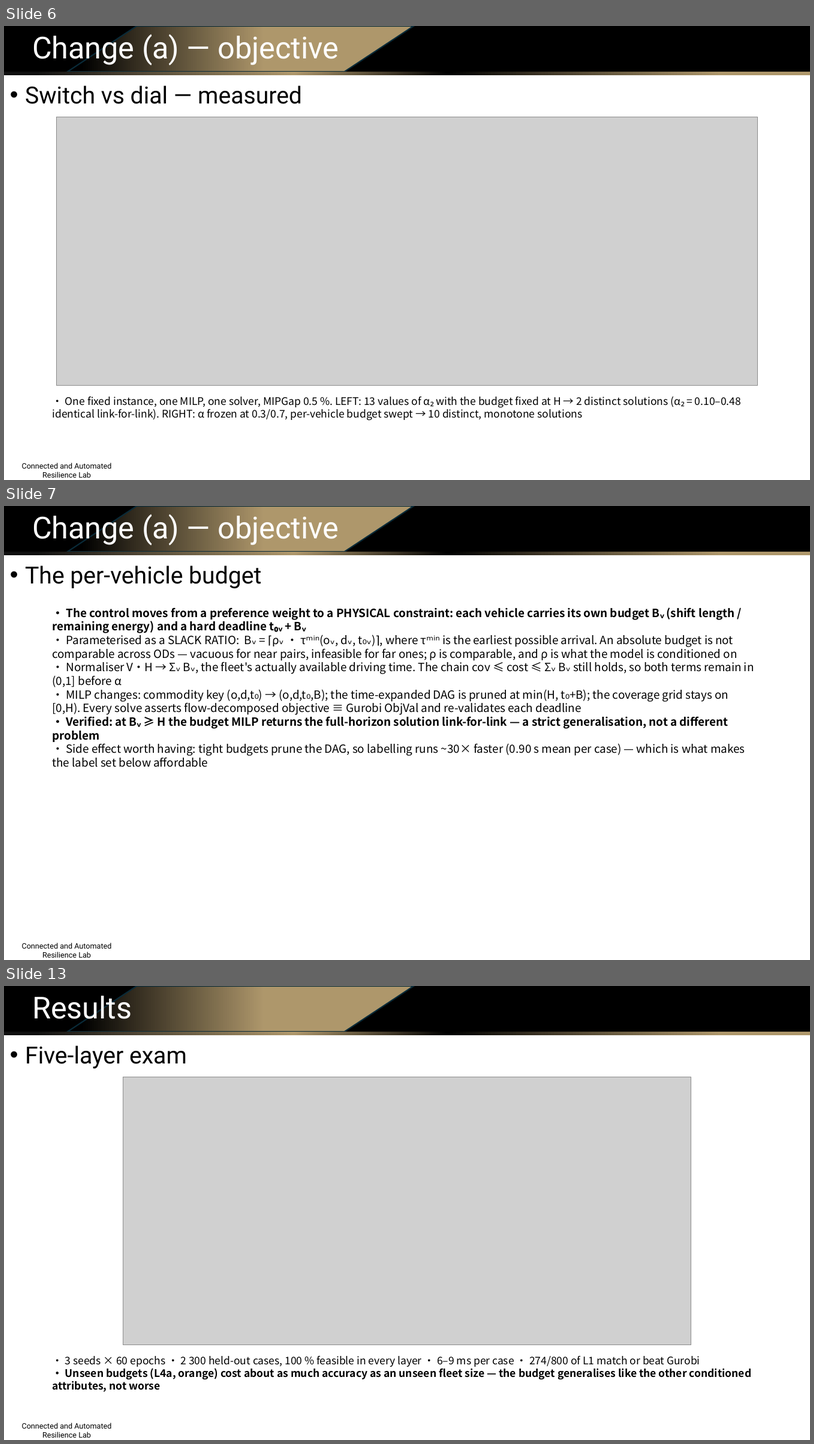
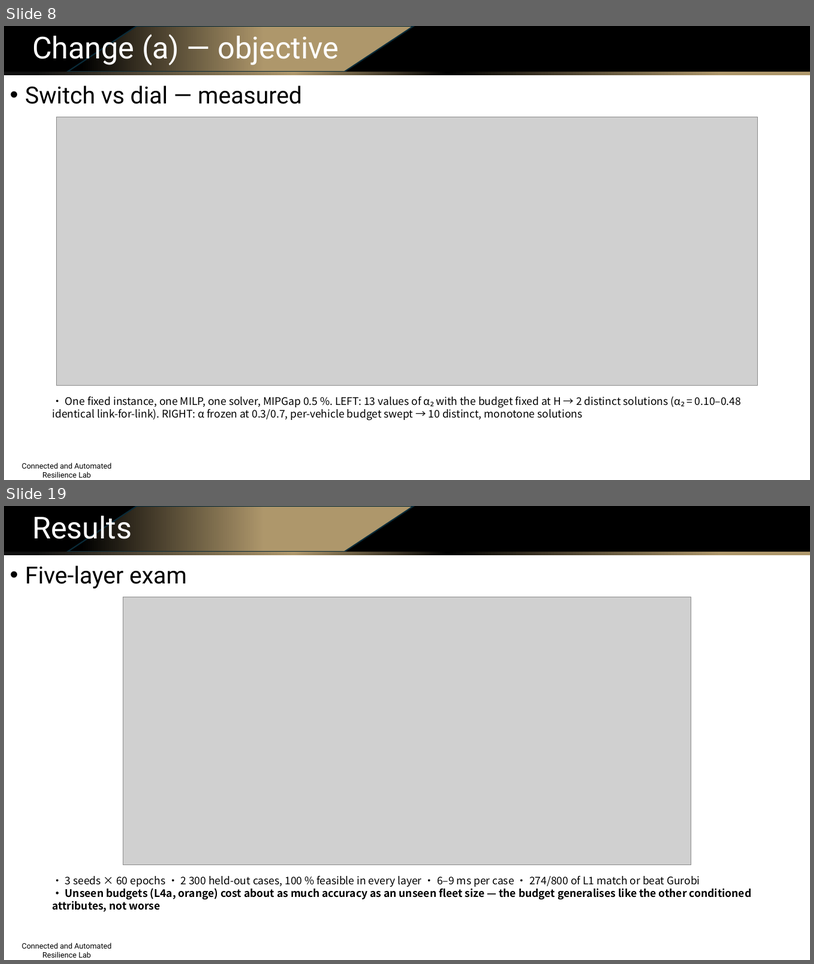
Before and after one commit to Dylan-Wyl10/RoboSense, a slide deck: experiments/20260804-budget-conditioning/ppt/sensing_routing_method_and_results.pptx. Shown one above the other, each under a label of ours: slides 6, 7 and 13 before the commit, slides 8 and 19 after it; the slides between them are not shown. The pictures are 814x1444 and 814x964 pixels, drawn with LibreOffice and Linux fonts; fonts in the diff are those of the drawing; grey boxes stand for pictures; background and template pictures are left out. Boxes give left, top, right and bottom in pixels: in the first picture for what was removed or moved away, otherwise in the second. Text is boxed around its words. In the diff, an @@ line names an element or a change of style, - is before the commit and + after.

Commit message:
deck v2 (21 slides): budget-assignment algorithm slide, before/after objectives, rigorous alpha-switch proofs (rendered equations), literature matrix+takeaway, split training/generation pipelines, native editable architecture diagrams (elbow connectors)

```diff
--- a/experiments/20260804-budget-conditioning/ppt/sensing_routing_method_and_results.pptx
+++ b/experiments/20260804-budget-conditioning/ppt/sensing_routing_method_and_results.pptx
@@ slide 7 removed at bbox=[4, 506, 810, 960], background #FFFFFF; not listed: 4 template elements that a slide beside it also shows @@
@@ text removed at bbox=[32, 511, 339, 546] @@
-Change (a) — objective
@@ text removed at bbox=[25, 565, 261, 588] @@
-• The per-vehicle budget
@@ text removed at bbox=[52, 607, 755, 767] @@
-• The control moves from a preference weight to a PHYSICAL constraint: each vehicle carries its own budget Bᵥ (shift length / remaining energy) and a hard deadline t₀ᵥ + Bᵥ
-• Parameterised as a SLACK RATIO: Bᵥ = ⌈ρᵥ · τᵐⁱⁿ(oᵥ, dᵥ, t₀ᵥ)⌉, where τᵐⁱⁿ is the earliest possible arrival. An absolute budget is not comparable across ODs — vacuous for near pairs, infeasible for far ones; ρ is comparable, and ρ is what the model is conditioned on
-• Normaliser V·H → Σᵥ Bᵥ, the fleet's actually available driving time. The chain cov ≤ cost ≤ Σᵥ Bᵥ still holds, so both terms remain in (0,1] before α
-• MILP changes: commodity key (o,d,t₀) → (o,d,t₀,B); the time-expanded DAG is pruned at min(H, t₀+B); the coverage grid stays on [0,H). Every solve asserts flow-decomposed objective ≡ Gurobi ObjVal and re-validates each deadline
-• Verified: at Bᵥ ≥ H the budget MILP returns the full-horizon solution link-for-link — a strict generalisation, not a different problem
-• Side effect worth having: tight budgets prune the DAG, so labelling runs ~30× faster (0.90 s mean per case) — which is what makes the label set below affordable
@@ what was slide 6 is now slide 8 @@
@@ what was slide 13 is now slide 19 @@
```
Also in this commit, not shown: 6 slides changed, 11 slides added, 4 other slides removed, 13 other files.
